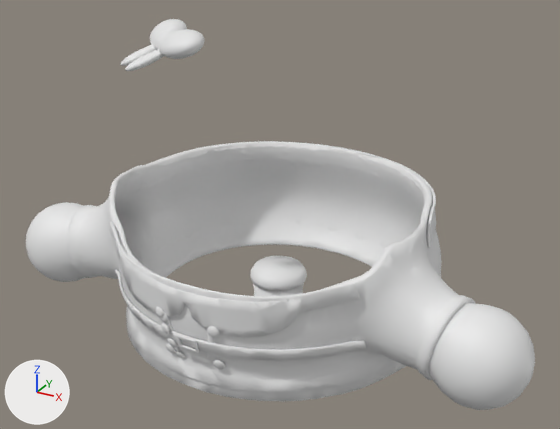
One commit to the glTF model assets/live/one-body/wardrobe/round.glb: the scene before it, then after it.
Both versions are drawn from a camera (50 mm lens) standing at (0.828, -1.497, 1.08) and looking at (0.031, -0.048, 0.355). The axes (+X, +Y, +Z) are drawn at lower left. The lights are the same throughout. The older version comes first.

Names of what the first picture shows: 'wear_black_dress_satin_smooth', 'wear_bow_satin_smooth', 'wear_cardigan_knit_smooth', 'wear_coffee_lid_smooth', 'wear_collar_satin_smooth', 'wear_gloves_leather_smooth', 'wear_trench_coat_belt_smooth', 'wear_trench_coat_collar_smooth', 'wear_trench_coat_twill_smooth' and 4 more.
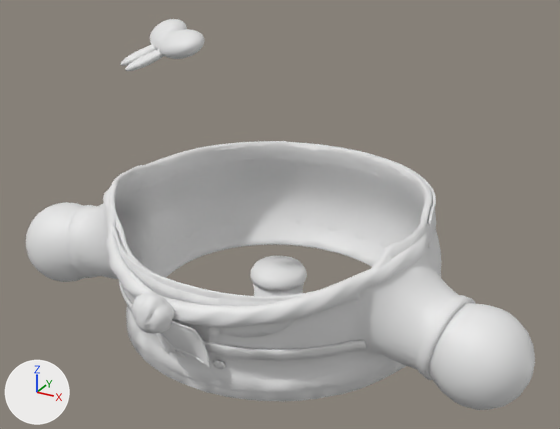
Edits to the scene script, one JSON object a line:
```json
{"op": "add", "block": "me_wear_silk_scarf_tips_smooth", "code": ["me_wear_silk_scarf_tips_smooth = bpy.data.meshes.new('wear_silk_scarf_tips_smooth')", "me_wear_silk_scarf_tips_smooth.from_pydata(...)  # 524 vertices, 1040 faces; spans x -0.092..0.063, y -0.428..-0.386, z 0.146..0.263"]}
{"op": "add", "block": "me_wear_silk_scarf_knot_smooth", "code": ["me_wear_silk_scarf_knot_smooth = bpy.data.meshes.new('wear_silk_scarf_knot_smooth')", "me_wear_silk_scarf_knot_smooth.from_pydata(...)  # 542 vertices, 1080 faces; spans x -0.0911..-0.0036, y -0.4698..-0.404, z 0.2308..0.3143"]}
{"op": "add", "block": "me_wear_silk_scarf_hem_smooth", "code": ["me_wear_silk_scarf_hem_smooth = bpy.data.meshes.new('wear_silk_scarf_hem_smooth')", "me_wear_silk_scarf_hem_smooth.from_pydata(...)  # 584 vertices, 1152 faces; spans x -0.095..0.06, y -0.428..-0.384, z 0.154..0.265"]}
{"op": "add", "block": "me_wear_silk_scarf_band_smooth", "code": ["me_wear_silk_scarf_band_smooth = bpy.data.meshes.new('wear_silk_scarf_band_smooth')", "me_wear_silk_scarf_band_smooth.from_pydata(...)  # 1728 vertices, 3456 faces; spans x -0.398..0.399, y -0.421..0.35, z 0.249..0.405"]}
{"op": "add", "block": "ob_wear_silk_scarf_tips_smooth", "code": ["ob_wear_silk_scarf_tips_smooth = bpy.data.objects.new('wear_silk_scarf_tips_smooth', me_wear_silk_scarf_tips_smooth)", "ob_wear_silk_scarf_tips_smooth.location = (0.0, 0.0, 0.0)"]}
{"op": "add", "block": "ob_wear_silk_scarf_knot_smooth", "code": ["ob_wear_silk_scarf_knot_smooth = bpy.data.objects.new('wear_silk_scarf_knot_smooth', me_wear_silk_scarf_knot_smooth)", "ob_wear_silk_scarf_knot_smooth.location = (0.0, 0.0, 0.0)"]}
{"op": "add", "block": "ob_wear_silk_scarf_hem_smooth", "code": ["ob_wear_silk_scarf_hem_smooth = bpy.data.objects.new('wear_silk_scarf_hem_smooth', me_wear_silk_scarf_hem_smooth)", "ob_wear_silk_scarf_hem_smooth.location = (0.0, 0.0, 0.0)"]}
{"op": "add", "block": "ob_wear_silk_scarf_band_smooth", "code": ["ob_wear_silk_scarf_band_smooth = bpy.data.objects.new('wear_silk_scarf_band_smooth', me_wear_silk_scarf_band_smooth)", "ob_wear_silk_scarf_band_smooth.location = (0.0, 0.0, 0.0)"]}
```

Boxes (x1, y1, x2, y2) around the edits, measured in the pictures (560 x 429 px):
```json
{"object": "wear_silk_scarf_band_smooth", "change": "added", "after": [103, 141, 432, 328]}
{"object": "wear_silk_scarf_knot_smooth", "change": "added", "after": [132, 292, 174, 333]}
{"object": "wear_silk_scarf_tips_smooth", "change": "added", "after": [157, 323, 211, 368]}
{"object": "wear_silk_scarf_hem_smooth", "change": "added", "after": [156, 320, 209, 365]}
```
